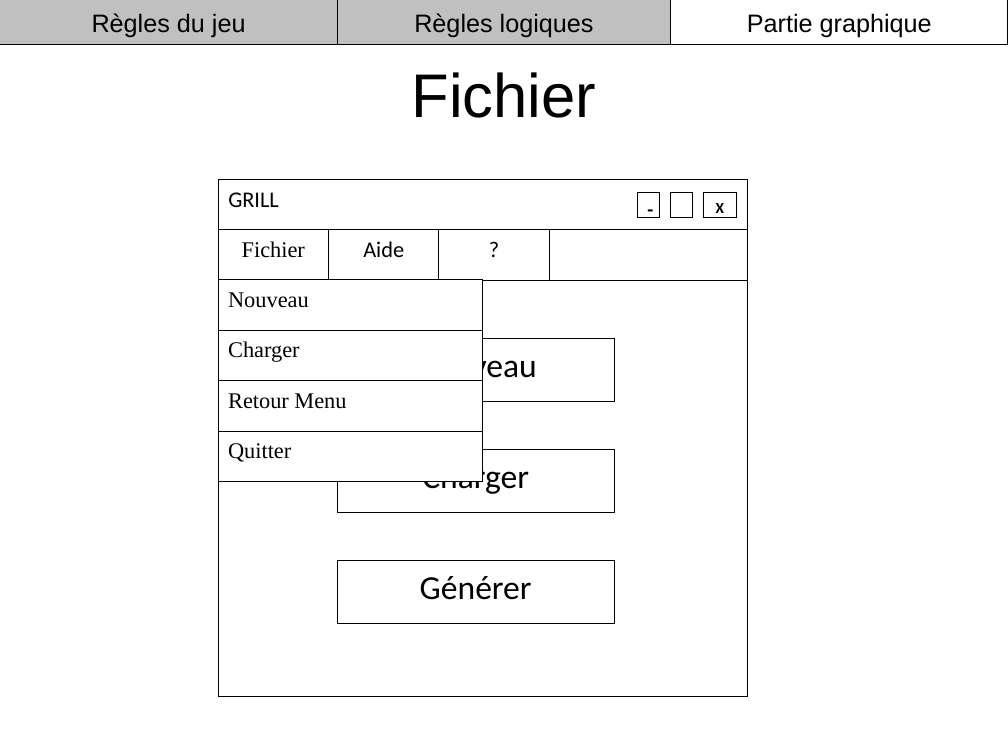
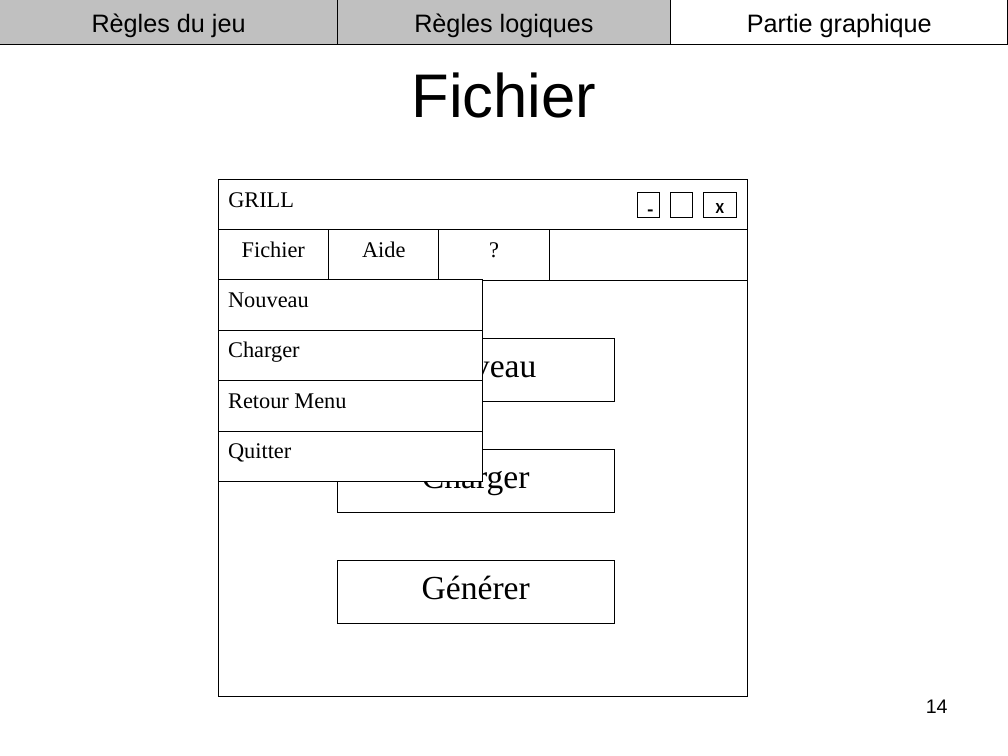
Before and after one commit to roulian/grillprojettuteure, a slide deck: slide 14 of documents/Power Point Soutenance du 18-01-10/Oral.ppt. Drawn at 1008x756 pixels with LibreOffice and Linux fonts; fonts in the diff are those of the drawing. Boxes give left, top, right and bottom in pixels: in the first picture for what was removed or moved away, otherwise in the second. Text is boxed around its words. In the diff, an @@ line names an element or a change of style, - is before the commit and + after.

```diff
--- a/documents/Power Point Soutenance du 18-01-10/Oral.ppt
+++ b/documents/Power Point Soutenance du 18-01-10/Oral.ppt
@@ font Calibri to Times New Roman in 6 elements at [219,179,748,230], [329,230,438,280], [338,339,615,401], [338,450,615,513], [338,560,615,624], [438,230,548,280] @@
@@ page number added at [926,699,948,713], 14 pt, text #000000 @@
+14
```
Also in this commit, not shown: 19 other slides changed.
